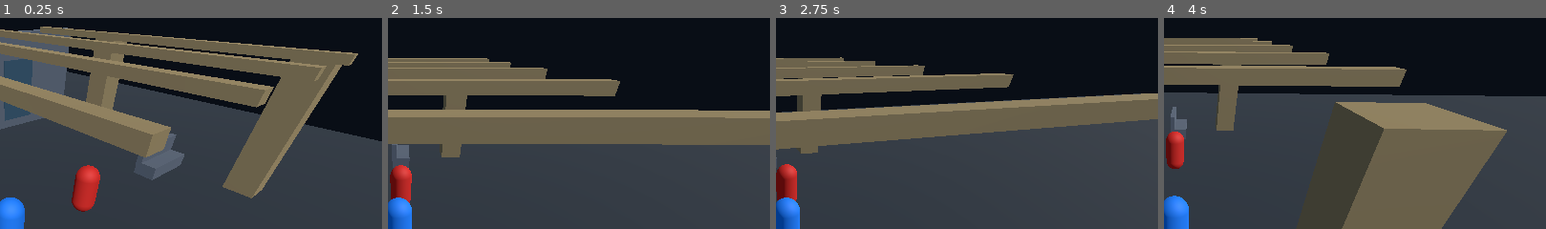
Above: before the commit, frames 1-4 (left to right).
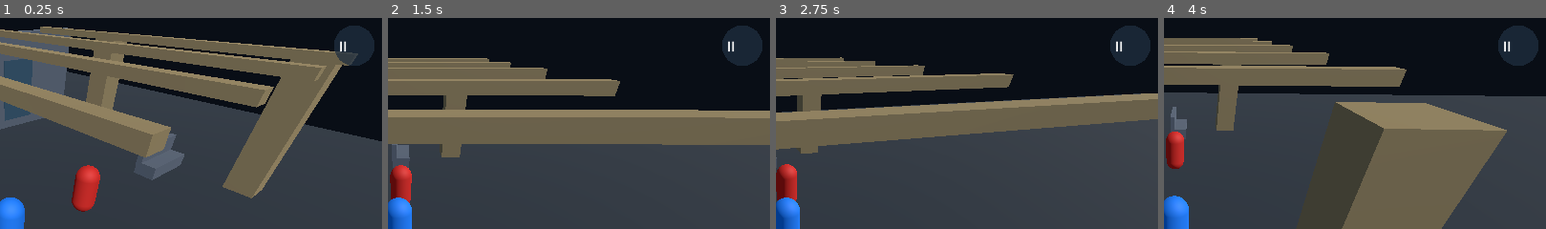
Above: after the commit, the same moments.

Repository: bensonwanimo92-coder/CHENJENI-FRIENDS
Game: Godot game, scene res://scenes/main.tscn
Two runs of this game, one before a commit and one after it. Both use one fixed random seed, a clock stepped at 60 frames per second and the inputs below.
Inputs (mouse positions are % of the whole screen's width and height, from its top left):
- Up to frame 1 (0.25 s): no input
- Up to frame 2 (1.5 s): tap Enter (ui_accept) at 0.5, 0.77 s; move the mouse to (72, 44) at 0.52 s; hold D (move_right) 0.53-1.25 s; tap Space (attack) at 0.6 s; click (72, 44) at 0.67 s; drag from (30, 54) to (45, 70) at 1.27 s
- Up to frame 3 (2.75 s): move the mouse to (60, 27) at 2.02 s; hold D (move_right) from 2.03 s (still down); tap Space (attack) at 2.1 s
- Up to frame 4 (4 s): release D (move_right) at 2.75 s; drag from (45, 70) to (20, 34) at 2.77 s; move the mouse to (80, 64) at 3.52 s; hold A (move_left) from 3.53 s (still down); tap Space (attack) at 3.6 s; tap Enter (ui_accept) at 3.77 s
The pictures show only the part of the screen within x 49-99%, y 2-52%; the shares and areas given below are measured in that part.

The runs differ from the first frame. In frame 1, 1.6% of the frame differs, in the area x 87-98%, y 3-23%; in frame 2, 1.6%; in frame 3, 1.6%; in frame 4, 1.6%.

Commit message:
Add mobile pause control overlay

Diff:
--- a/StreetLegendGodot/scripts/mobile_controls.gd
+++ b/StreetLegendGodot/scripts/mobile_controls.gd
@@ -1,5 +1,7 @@
 extends Control
 class_name StreetLegendMobileControls
+
+signal pause_requested
 
 @export var fighter: StreetLegendFighter
 @export var vehicle: StreetLegendVehicleController
@@ -38,7 +40,9 @@
 	var screen := get_viewport().get_visible_rect().size
 	if event is InputEventScreenTouch:
 		if event.pressed:
-			if event.position.x < screen.x * 0.48 and joystick_finger == -1:
+			if event.position.x > screen.x * 0.90 and event.position.y < screen.y * 0.18:
+				pause_requested.emit()
+			elif event.position.x < screen.x * 0.48 and joystick_finger == -1:
 				joystick_finger = event.index
 				joystick_origin = event.position
 				_update_joystick(event.position)
@@ -78,6 +82,8 @@
 
 func _draw() -> void:
 	var screen := get_viewport().get_visible_rect().size
+	draw_circle(Vector2(screen.x * 0.95, screen.y * 0.10), 34.0, Color(0.12, 0.18, 0.25, 0.75))
+	draw_string(ThemeDB.fallback_font, Vector2(screen.x * 0.93, screen.y * 0.115), "II", HORIZONTAL_ALIGNMENT_CENTER, -1, 24, Color.WHITE)
 	if driving_mode:
 		draw_circle(Vector2(screen.x * 0.84, screen.y * 0.80), 66.0, Color(0.10, 0.52, 0.76, 0.34))
 		draw_string(ThemeDB.fallback_font, Vector2(screen.x * 0.80, screen.y * 0.81), "GAS", HORIZONTAL_ALIGNMENT_CENTER, -1, 24, Color.WHITE)
